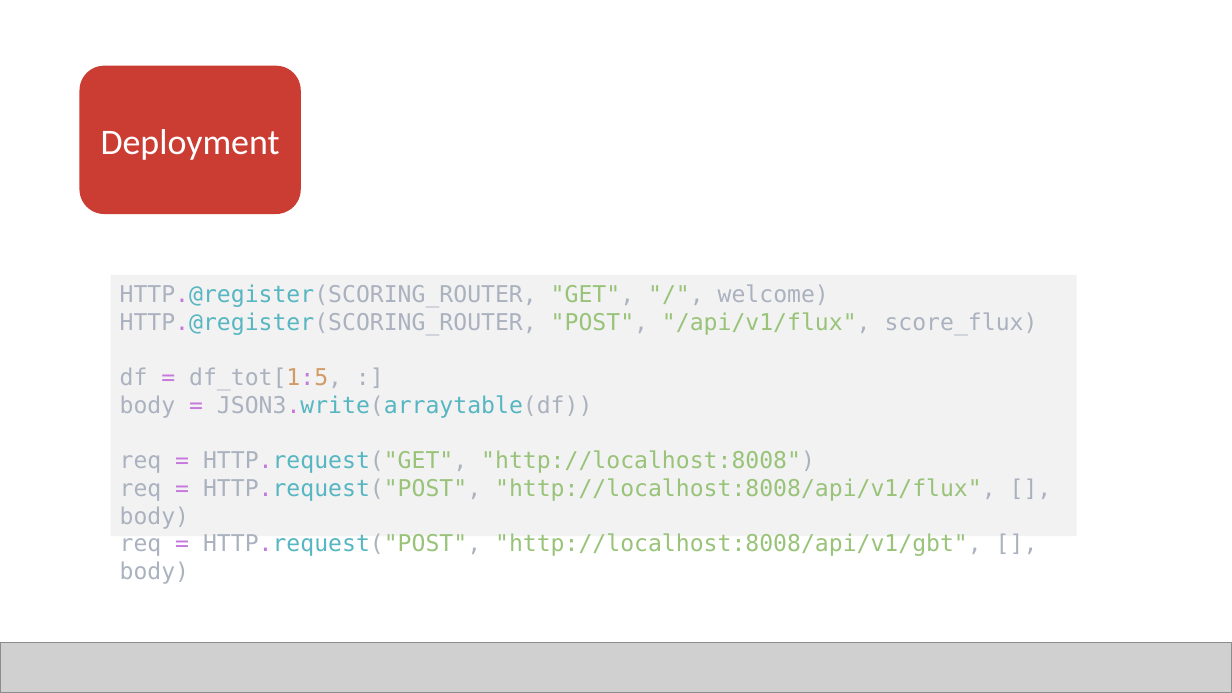
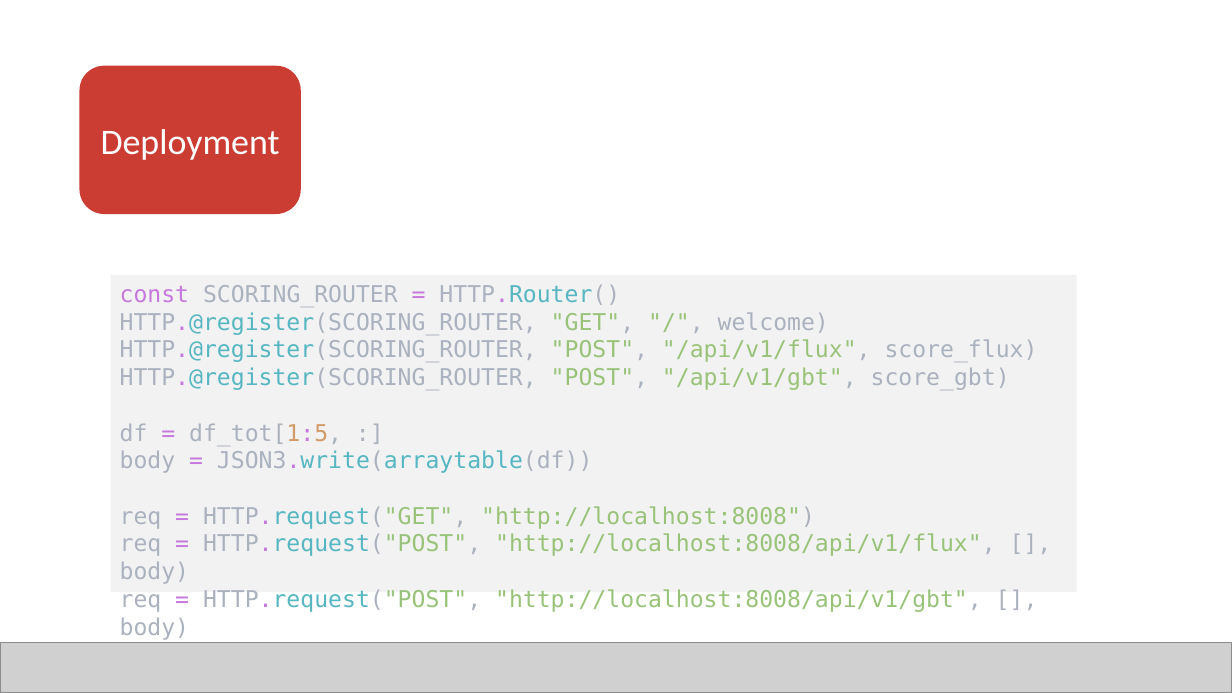
Before and after one commit to JuliaComputing/ScoringEngineDemo.jl, a slide deck: slide 14 of webinar-2022-02-17.pptx. Drawn at 1232x693 pixels with LibreOffice and Linux fonts; fonts in the diff are those of the drawing; grey boxes stand for pictures. Boxes give left, top, right and bottom in pixels: in the first picture for what was removed or moved away, otherwise in the second. Text is boxed around its words. In the diff, an @@ line names an element or a change of style, - is before the commit and + after.

Commit message:
up

```diff
--- a/webinar-2022-02-17.pptx
+++ b/webinar-2022-02-17.pptx
@@ rectangle "const SCORING_ROUTER = HTTP.Router()": place and size @@
-rectangle "const SCORING_ROUTER = HTTP.Router()" at (111,274,1078,536)
+rectangle "const SCORING_ROUTER = HTTP.Router()" at (111,274,1078,592)
@@ text in rectangle at (120,285,620,305): paragraph added @@
+const SCORING_ROUTER = HTTP.Router()
@@ text in rectangle at (120,367,1010,390): paragraph added @@
+HTTP.@register(SCORING_ROUTER, "POST", "/api/v1/gbt", score_gbt)
```
